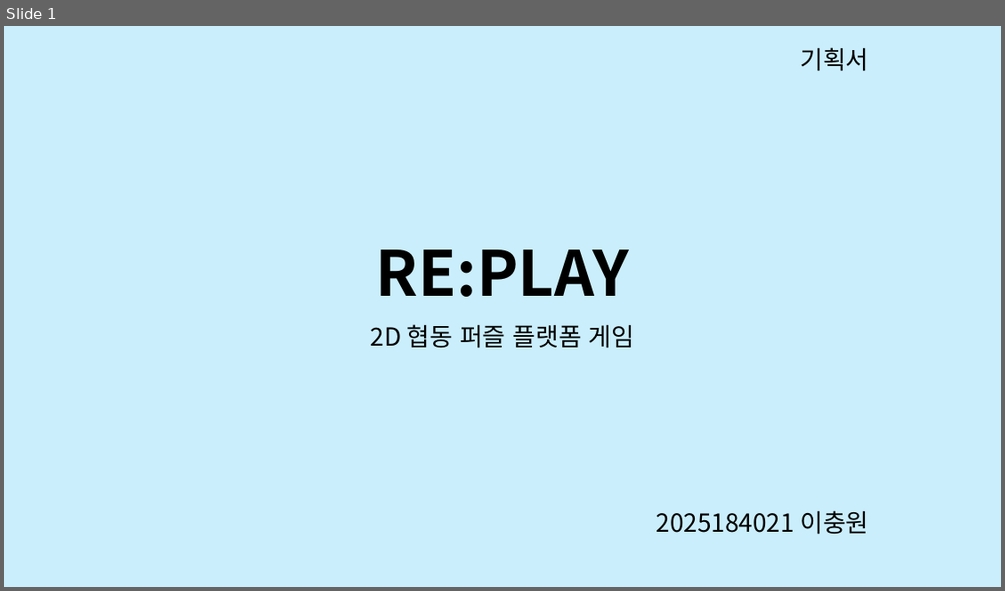
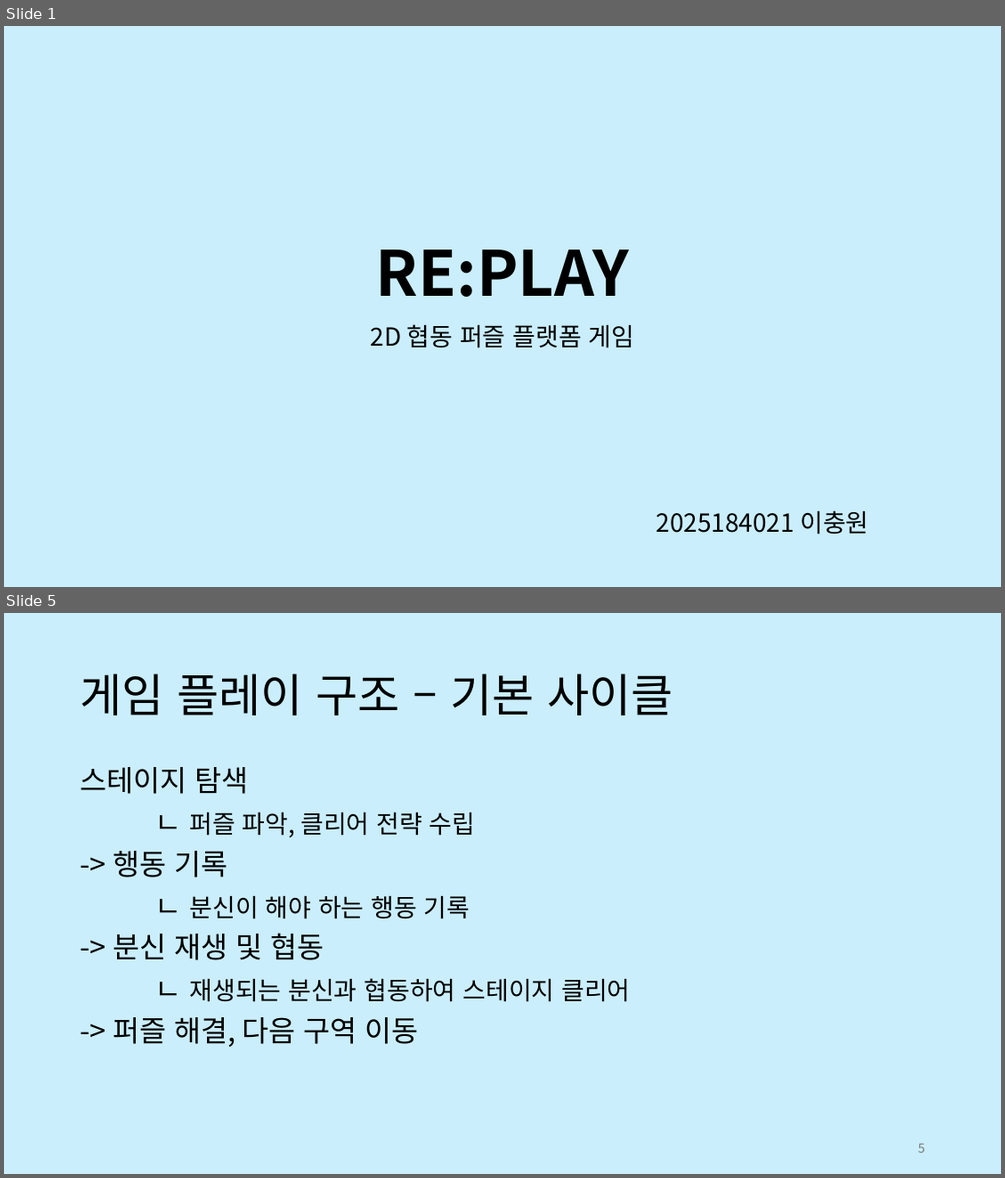
Before and after one commit to aufaks/2DGP_project_26, a slide deck: PR1/기획서.pptx. Shown one above the other, each under a label of ours: slide 1 before the commit, slides 1 and 5 after it; the slides between them are not shown. The pictures are 1005x591 and 1005x1178 pixels, drawn with LibreOffice and Linux fonts; fonts in the diff are those of the drawing. Boxes give left, top, right and bottom in pixels: in the first picture for what was removed or moved away, otherwise in the second. Text is boxed around its words. In the diff, an @@ line names an element or a change of style, - is before the commit and + after.

Commit message:
기획서 작성

```diff
--- a/PR1/기획서.pptx
+++ b/PR1/기획서.pptx
@@ slide 5 added at (x1=4, y1=613, x2=1001, y2=1174), background #CAEEFB @@
@@ title added at (x1=80, y1=674, x2=673, y2=715), 44 pt, text #000000 @@
+게임 플레이 구조 – 기본 사이클
@@ text added at (x1=80, y1=767, x2=630, y2=1046), 24 pt, text #000000 @@
+스테이지 탐색
+ㄴ 퍼즐 파악, 클리어 전략 수립
+-> 행동 기록
+ㄴ 분신이 해야 하는 행동 기록
+-> 분신 재생 및 협동
+ㄴ 재생되는 분신과 협동하여 스테이지 클리어
+-> 퍼즐 해결, 다음 구역 이동
@@ page number added at (x1=918, y1=1143, x2=925, y2=1152), 12 pt, text #797979 @@
+5
@@ slide 1 changed as well @@
@@ text removed at (x1=800, y1=47, x2=868, y2=71) @@
-기획서
```
Also in this commit, not shown: 12 other slides added, 2 slides removed, 1 other file.
